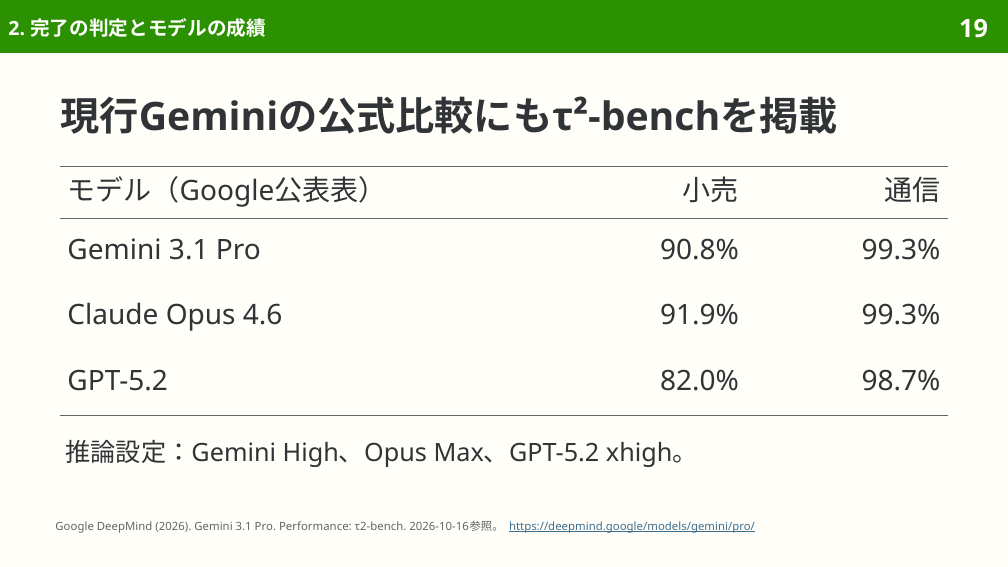
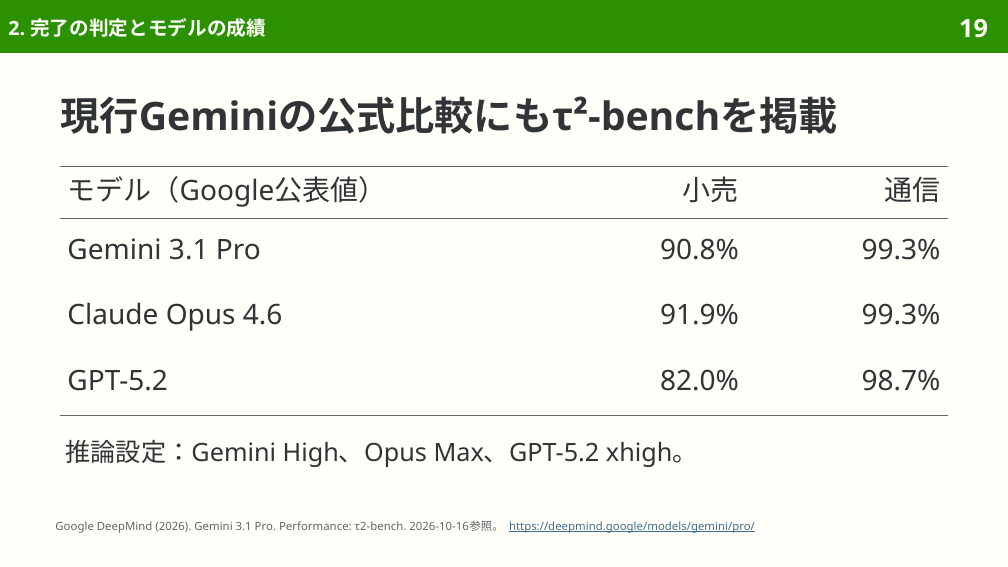
Before and after one commit to sasakiy84/datasets-in-10-minutes, a slide deck: slide 19 of slides/datasets-in-10-minutes-tau2-bench.pptx. Drawn at 1008x567 pixels with LibreOffice and Linux fonts; fonts in the diff are those of the drawing. Boxes give left, top, right and bottom in pixels: in the first picture for what was removed or moved away, otherwise in the second. Text is boxed around its words. In the diff, an @@ line names an element or a change of style, - is before the commit and + after.

```diff
--- a/slides/datasets-in-10-minutes-tau2-bench.pptx
+++ b/slides/datasets-in-10-minutes-tau2-bench.pptx
@@ table at box(60, 166, 948, 415) @@
-row 1, column 1: モデル（Google公表表）
+row 1, column 1: モデル（Google公表値）
```
Also in this commit, not shown: 11 other slides changed, 7 other files.
